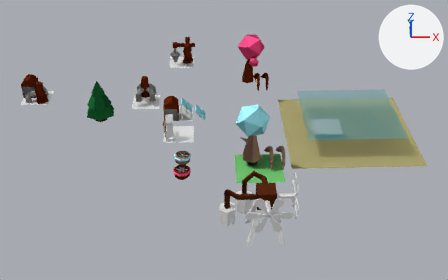
One commit to the Blender file co2mill.blend: the scene before it, then after it.
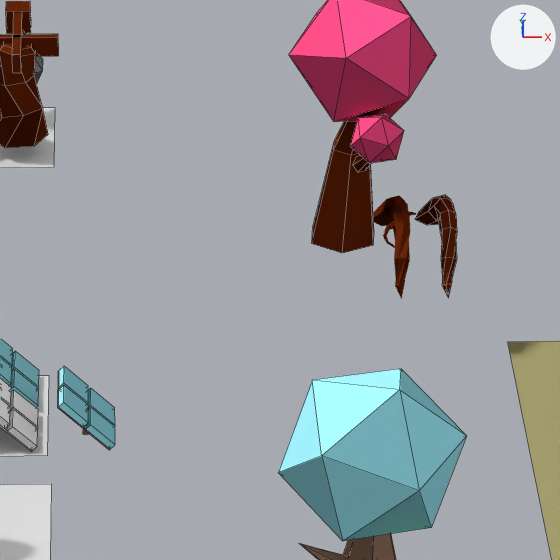
Old and new are each drawn whole from a 50 mm lens placed at (-5.9, -74.3, 46.1), pointed at (-3.8, -5.5, -0.3) and again close up on the part from 41% to 64% of the width and 13% to 50% of the height. The axes (+X, +Y, +Z) are drawn at upper right. The lights are the same throughout. The close-ups show mesh edges as thin lines.
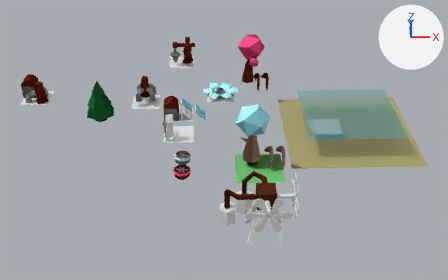
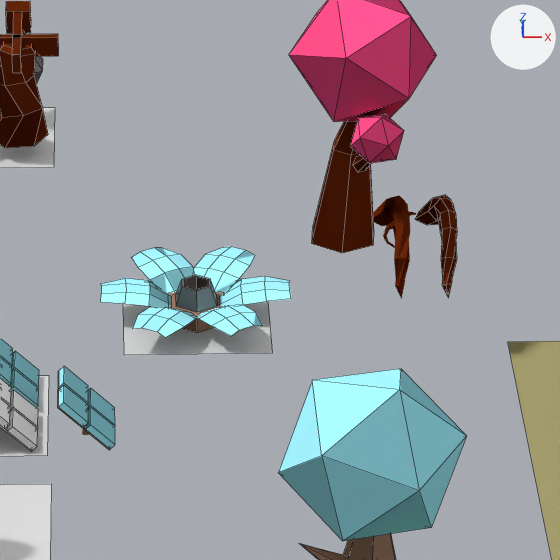
Pixel boxes (x1, y1, x2, y2) of what changed, in the close-ups (560 x 560 px):
'Plane.019', added
    after: (123, 280, 273, 355)
'Plane.023', added
    after: (132, 248, 194, 293)
'Plane.021', added
    after: (194, 247, 255, 292)
'Plane.020', added
    after: (220, 276, 291, 307)
'Plane.022', added
    after: (101, 278, 172, 308)
'Plane.024', added
    after: (196, 305, 262, 336)
'Cylinder.036', added
    after: (176, 275, 217, 312)
'Plane.025', added
    after: (133, 307, 198, 338)
'Cylinder.035', added
    after: (168, 292, 224, 333)

The change, as a list of edits to the scene's bpy script:
```text
Add mat_material_030:
    mat_material_030 = bpy.data.materials.new('Material.030')
    mat_material_030.use_nodes = True; mat_material_030.node_tree.nodes.clear()
    _N = mat_material_030.node_tree.nodes; _L = mat_material_030.node_tree.links
    n0 = _N.new('ShaderNodeOutputMaterial'); n0.name = 'Material Output'
    n1 = _N.new('ShaderNodeBsdfToon'); n1.name = 'Toon BSDF'
    n1.inputs[0].default_value = (0.288, 0.709, 0.8, 1.0)  # 'Color', cyan #92dbe7
    _L.new(n1.outputs[0], n0.inputs[0])  # 'BSDF' to 'Surface'
Add mat_material_029:
    mat_material_029 = bpy.data.materials.new('Material.029')
    mat_material_029.use_nodes = True; mat_material_029.node_tree.nodes.clear()
    _N = mat_material_029.node_tree.nodes; _L = mat_material_029.node_tree.links
    n0 = _N.new('ShaderNodeOutputMaterial'); n0.name = 'Material Output'
    n1 = _N.new('ShaderNodeBsdfToon'); n1.name = 'Toon BSDF'
    n1.inputs[0].default_value = (0.288, 0.709, 0.8, 1.0)  # 'Color', cyan #92dbe7
    _L.new(n1.outputs[0], n0.inputs[0])  # 'BSDF' to 'Surface'
Add mat_material_027:
    mat_material_027 = bpy.data.materials.new('Material.027')
    mat_material_027.use_nodes = True; mat_material_027.node_tree.nodes.clear()
    _N = mat_material_027.node_tree.nodes; _L = mat_material_027.node_tree.links
    n0 = _N.new('ShaderNodeOutputMaterial'); n0.name = 'Material Output'
    n1 = _N.new('ShaderNodeBsdfToon'); n1.name = 'Toon BSDF'
    n1.inputs[0].default_value = (0.288, 0.709, 0.8, 1.0)  # 'Color', cyan #92dbe7
    _L.new(n1.outputs[0], n0.inputs[0])  # 'BSDF' to 'Surface'
Add mat_material_021:
    mat_material_021 = bpy.data.materials.new('Material.021')
    mat_material_021.use_nodes = True; mat_material_021.node_tree.nodes.clear()
    _N = mat_material_021.node_tree.nodes; _L = mat_material_021.node_tree.links
    n0 = _N.new('ShaderNodeOutputMaterial'); n0.name = 'Material Output'
    n1 = _N.new('ShaderNodeBsdfToon'); n1.name = 'Toon BSDF'
    n1.inputs[0].default_value = (0.288, 0.709, 0.8, 1.0)  # 'Color', cyan #92dbe7
    _L.new(n1.outputs[0], n0.inputs[0])  # 'BSDF' to 'Surface'
Add mat_material_014:
    mat_material_014 = bpy.data.materials.new('Material.014')
    mat_material_014.use_nodes = True; mat_material_014.node_tree.nodes.clear()
    _N = mat_material_014.node_tree.nodes; _L = mat_material_014.node_tree.links
    n0 = _N.new('ShaderNodeOutputMaterial'); n0.name = 'Material Output'
    n1 = _N.new('ShaderNodeBsdfToon'); n1.name = 'Toon BSDF'
    n1.inputs[0].default_value = (0.288, 0.709, 0.8, 1.0)  # 'Color', cyan #92dbe7
    _L.new(n1.outputs[0], n0.inputs[0])  # 'BSDF' to 'Surface'
Add ob_plane_025:
    ob_plane_025 = bpy.data.objects.new('Plane.025', me_plane_025)  # 16 vertices, 9 faces; spans x -0.7..0.7, y -0.95..1.0, z -0.4..0.0
    ob_plane_025.location = (-4.81, 4.67, 0.93)
    ob_plane_025.rotation_euler = (-0.262, 0.0, -0.524)  # degrees (-15, 0, -30)
Add ob_plane_024:
    ob_plane_024 = bpy.data.objects.new('Plane.024', me_plane_024)  # 16 vertices, 9 faces; spans x -0.7..0.7, y -0.95..1.0, z -0.4..0.0
    ob_plane_024.location = (-3.22, 4.69, 0.93)
    ob_plane_024.rotation_euler = (-0.262, 0.0, 0.524)  # degrees (-15, 0, 30)
Add ob_plane_023:
    ob_plane_023 = bpy.data.objects.new('Plane.023', me_plane_023)  # 16 vertices, 9 faces; spans x -0.7..0.7, y -0.95..1.0, z -0.4..0.0
    ob_plane_023.location = (-4.81, 7.36, 0.93)
    ob_plane_023.rotation_euler = (-0.262, 0.0, 3.665)  # degrees (-15, 0, 210)
Add ob_plane_022:
    ob_plane_022 = bpy.data.objects.new('Plane.022', me_plane_022)  # 16 vertices, 9 faces; spans x -0.7..0.7, y -0.95..1.0, z -0.4..0.0
    ob_plane_022.location = (-5.59, 6.01, 0.93)
    ob_plane_022.rotation_euler = (-0.262, 0.0, -1.571)  # degrees (-15, 0, -90)
Add ob_plane_021:
    ob_plane_021 = bpy.data.objects.new('Plane.021', me_plane_021)  # 16 vertices, 9 faces; spans x -0.7..0.7, y -0.95..1.0, z -0.4..0.0
    ob_plane_021.location = (-3.27, 7.35, 0.93)
    ob_plane_021.rotation_euler = (-0.262, 0.0, -3.665)  # degrees (-15, 0, -210)
Add ob_plane_019:
    ob_plane_019 = bpy.data.objects.new('Plane.019', me_plane_004.copy())  # the mesh of ob_plane_008
    ob_plane_019.location = (-4.0, 6.0, 0.0)
    ob_plane_019.scale = (2.0, 2.0, 2.0)
Add ob_cylinder_035:
    ob_cylinder_035 = bpy.data.objects.new('Cylinder.035', me_cylinder_034)  # a 6-sided cylinder along z spanning x -0.87..0.87, y -1.0..1.0, z -1.0..-0.49
    ob_cylinder_035.location = (-4.0, 6.0, 1.0)
    ob_cylinder_035.scale = (0.88, 0.88, 1.0)
Add ob_plane_020:
    ob_plane_020 = bpy.data.objects.new('Plane.020', me_plane_014)  # 16 vertices, 9 faces; spans x -0.7..0.7, y -0.95..1.0, z -0.4..0.0
    ob_plane_020.location = (-2.45, 6.01, 0.93)
    ob_plane_020.rotation_euler = (-0.262, 0.0, 1.571)  # degrees (-15, 0, 90)
Add ob_cylinder_036:
    ob_cylinder_036 = bpy.data.objects.new('Cylinder.036', me_cylinder_035)  # 24 vertices, 18 faces; spans x -0.87..0.87, y -1.0..1.0, z -1.0..-0.45
    ob_cylinder_036.location = (-4.0, 6.0, 1.51)
    ob_cylinder_036.scale = (0.64, 0.64, 1.0)
```
